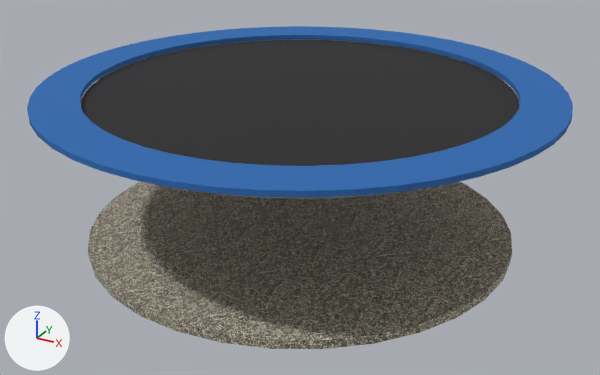
A saved change to the COLLADA model sketchup-site-design-pro/src/pb_site_design_pro/Assets/Furniture_Recreation/recreation.trampoline/model.dae.
One viewpoint serves both versions: a 50 mm camera at (2.22, -4.04, 1.41) aimed at (0.03, -0.06, -0.58). Arrows for +X, +Y and +Z are at lower left; the lights stay in place. The first picture is the older version. Where no turn or scale is listed for an object, it has been applied to the vertices.

The older version as bpy lines, for what is in view:
```python
me_baseoffset__0_05_diameter_3_height_0_05_material_plastic_dar = bpy.data.meshes.new('baseOffset=-0.05;diameter=3;height=0.05;material=plastic_dar')
me_baseoffset__0_05_diameter_3_height_0_05_material_plastic_dar.from_pydata(...)  # 640 vertices, 564 faces; spans x -1.5..1.5, y -1.5..1.5, z -0.9..0.03
# faces by material slot: [192, 50, 288, 34]
me_baseoffset__0_05_diameter_3_height_0_05_material_plastic_dar.materials.append(mat_plastic_blue)  # blue #2868b0
me_baseoffset__0_05_diameter_3_height_0_05_material_plastic_dar.materials.append(mat_rubber_black)  # black #242426
me_baseoffset__0_05_diameter_3_height_0_05_material_plastic_dar.materials.append(mat_steel_galv)  # grey #a8acb0
me_baseoffset__0_05_diameter_3_height_0_05_material_plastic_dar.materials.append(mat_gravel)  # picture img_gravel_jpg
ob_baseoffset__0_05_diameter_3_height_0_05_material_plastic_dar = bpy.data.objects.new('baseOffset=-0.05;diameter=3;height=0.05;material=plastic_dar', me_baseoffset__0_05_diameter_3_height_0_05_material_plastic_dar)
ob_baseoffset__0_05_diameter_3_height_0_05_material_plastic_dar.location = (0.0, 0.0, 0.0)
```
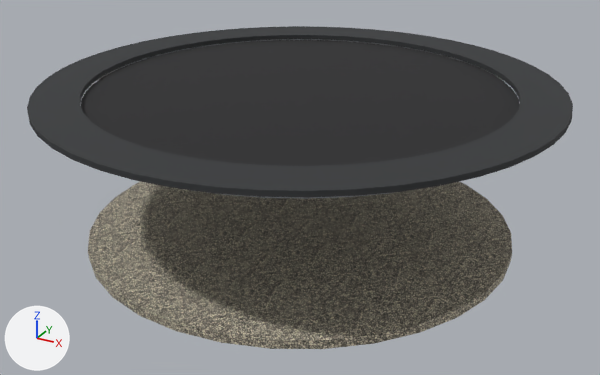
Location of each change, (x1, y1, x2, y2) in pixels of the pictures (600 x 375 px):
part 1 of me_baseoffset__0_05_diameter_3_height_0_05_material_plastic_dar, recoloured (blue to dark grey): (27, 26, 573, 198) in both

Diff of the bpy script that builds the scene:
```diff
--- a/sketchup-site-design-pro/src/pb_site_design_pro/Assets/Furniture_Recreation/recreation.trampoline/model.dae.py
+++ b/sketchup-site-design-pro/src/pb_site_design_pro/Assets/Furniture_Recreation/recreation.trampoline/model.dae.py
@@ mat_plastic_dark @@
+mat_plastic_dark = principled_material('plastic_dark')
+mat_plastic_dark.base_color = (0.0343, 0.0369, 0.0395)  # dark grey #343638
+mat_plastic_dark.roughness = 0.9
@@ me_baseoffset__0_05_diameter_3_height_0_05_material_plastic_dar @@
 me_baseoffset__0_05_diameter_3_height_0_05_material_plastic_dar.from_pydata(...)  # 640 vertices, 564 faces; spans x -1.5..1.5, y -1.5..1.5, z -0.9..0.03
 # used by ob_baseoffset__0_05_diameter_3_height_0_05_material_plastic_dar; location = (0.0, 0.0, 0.0)
+# me_baseoffset__0_05_diameter_3_height_0_05_material_plastic_dar part 1: all 192 faces that had it switch from mat_plastic_blue (blue #2868b0) to mat_plastic_dark (dark grey #343638)
 me_baseoffset__0_05_diameter_3_height_0_05_material_plastic_dar.materials.append(mat_rubber_black)
```
